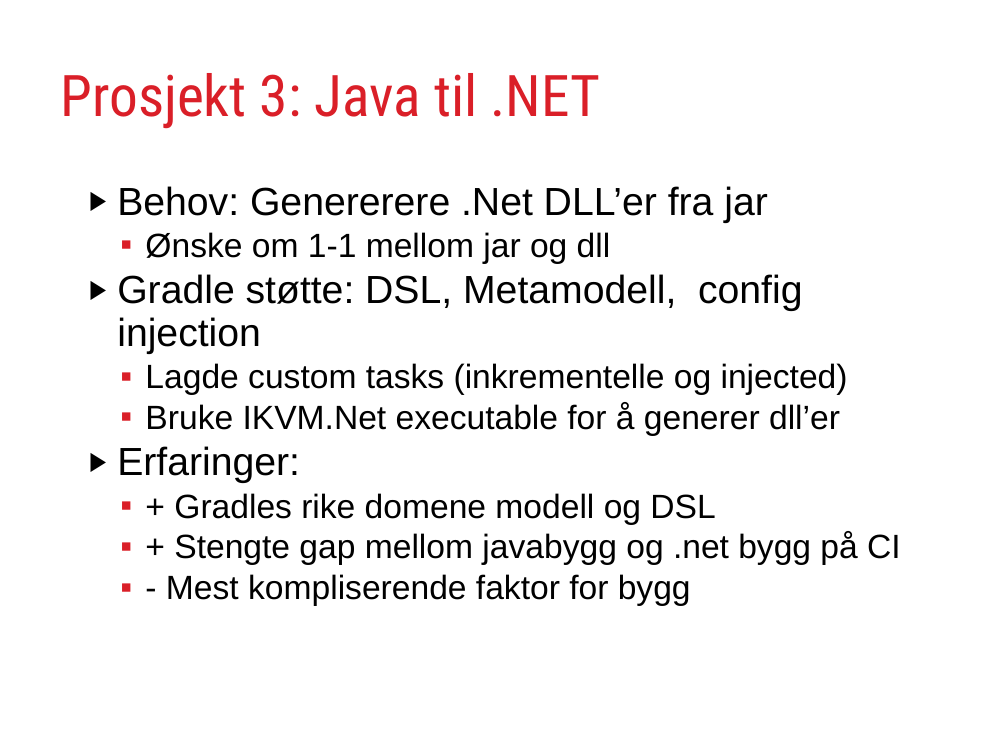
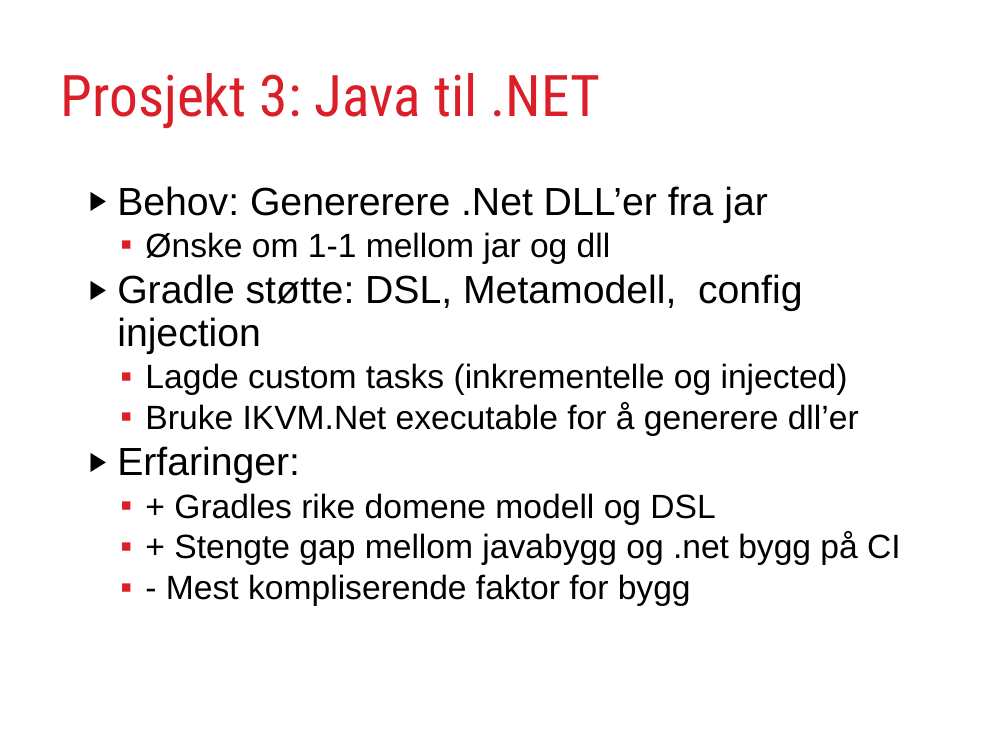
Before and after one commit to rundis/GradleJZ2012, a slide deck: slide 26 of GradleYourBuild.ppt (slide 25 before the commit). Drawn at 1008x756 pixels with LibreOffice and Linux fonts; fonts in the diff are those of the drawing. Boxes give left, top, right and bottom in pixels: in the first picture for what was removed or moved away, otherwise in the second. Text is boxed around its words. In the diff, an @@ line names an element or a change of style, - is before the commit and + after.

```diff
--- a/GradleYourBuild.ppt
+++ b/GradleYourBuild.ppt
@@ text at <box>145,402,859,436</box>: text changed @@
-  ▪ Bruke IKVM.Net executable for å generer dll’er
+  ▪ Bruke IKVM.Net executable for å generere dll’er
```
Also in this commit, not shown: 8 other slides changed, 1 slide added, 6 other files.
